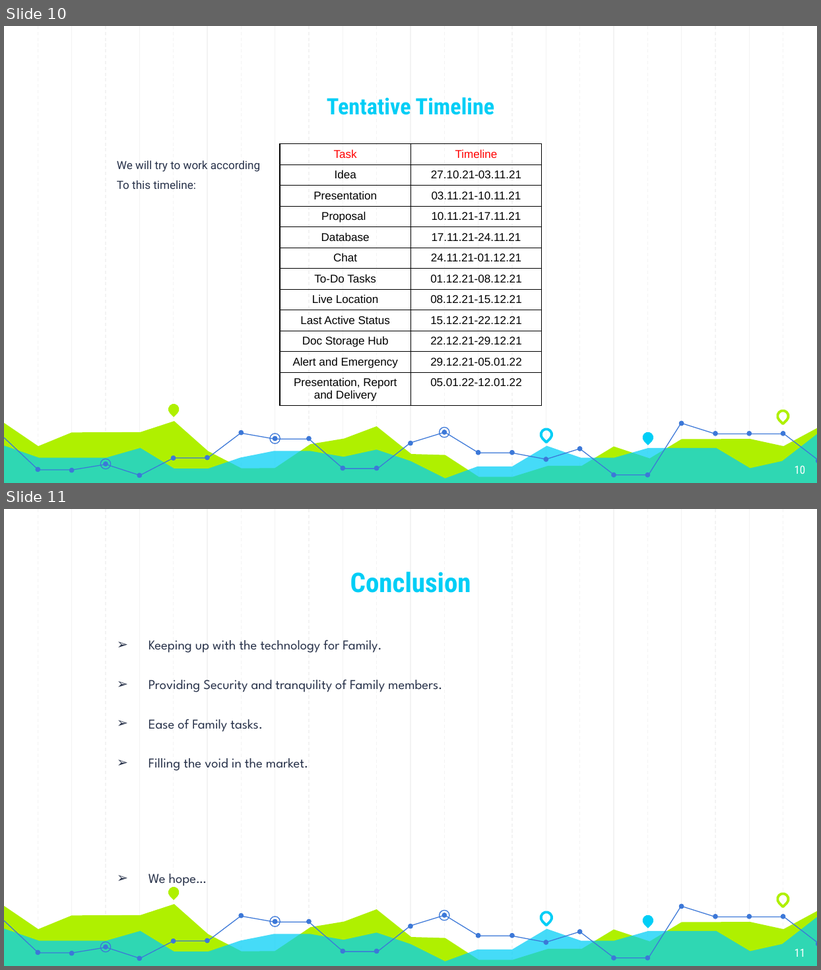
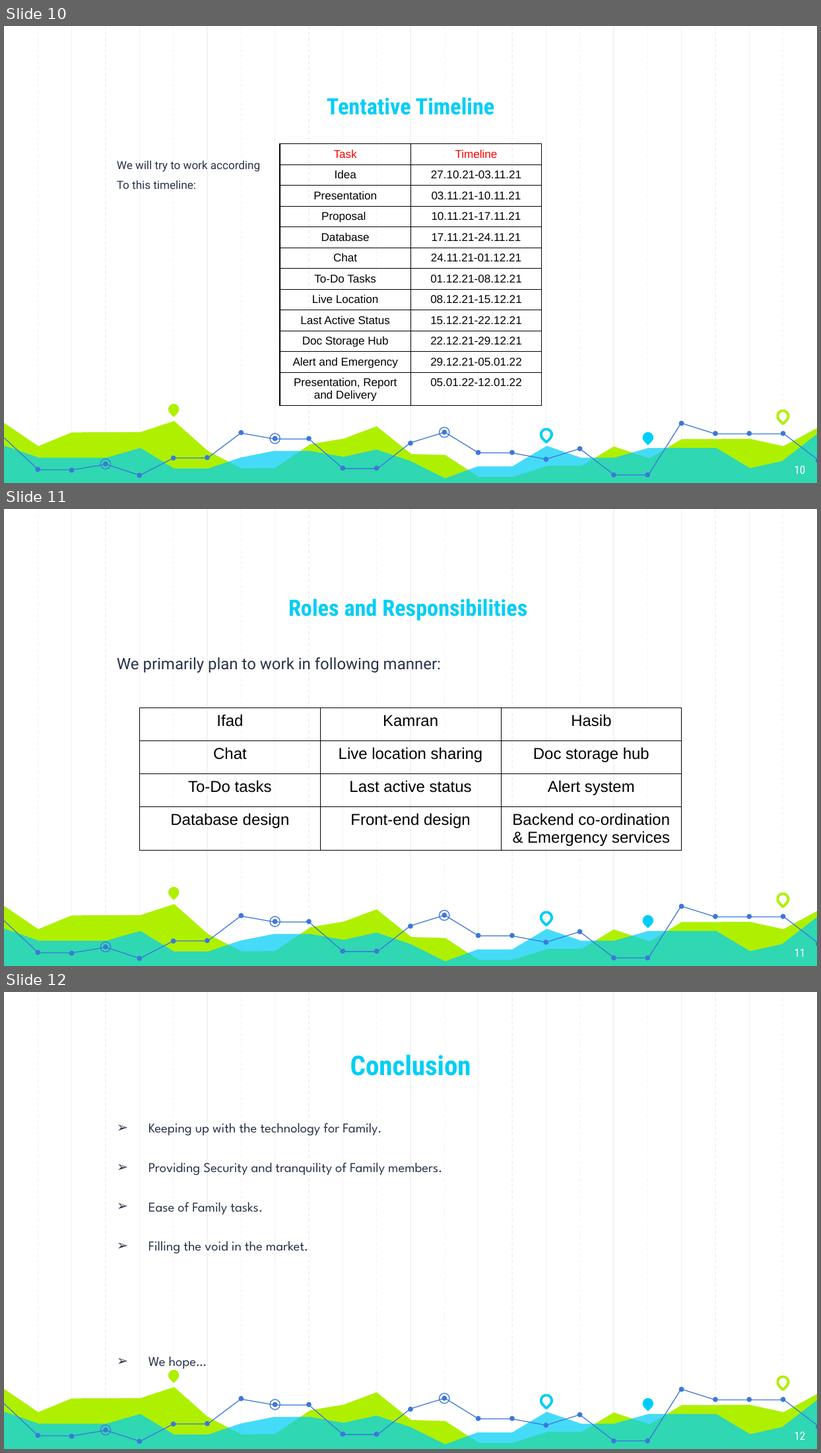
Before and after one commit to peyalrhmn/Family-App, a slide deck: Proposal Presentation.pptx. Shown one above the other, each under a label of ours: slides 10 and 11 before the commit, slides 10, 11 and 12 after it. The pictures are 821x970 and 821x1453 pixels, drawn with LibreOffice and Linux fonts; fonts in the diff are those of the drawing. Boxes give left, top, right and bottom in pixels: in the first picture for what was removed or moved away, otherwise in the second. Text is boxed around its words. In the diff, an @@ line names an element or a change of style, - is before the commit and + after.

```diff
--- a/Proposal Presentation.pptx
+++ b/Proposal Presentation.pptx
@@ slide 11 added at [4,509,817,966], background #FFFFFF; not listed: 59 template elements that a slide beside it also shows @@
@@ title added at [288,599,527,621], 20 pt, text #00CEF6, bold @@
+Roles and Responsibilities
@@ text added at [117,657,441,673], 14 pt, text #28324A @@
+We primarily plan to work in following manner:
@@ table added at [140,708,681,853], 4 rows, 3 columns @@
+Ifad | Kamran | Hasib
+Chat | Live location sharing | Doc storage hub
+To-Do tasks | Last active status | Alert system
+Database design | Front-end design | Backend co-ordination & Emergency services
@@ page number added at [795,949,806,957], 10 pt, text #FFFFFF @@
+11
@@ what was slide 11 is now slide 12 @@
@@ page number at [795,1432,806,1440]: text changed @@
-11
+12
```
